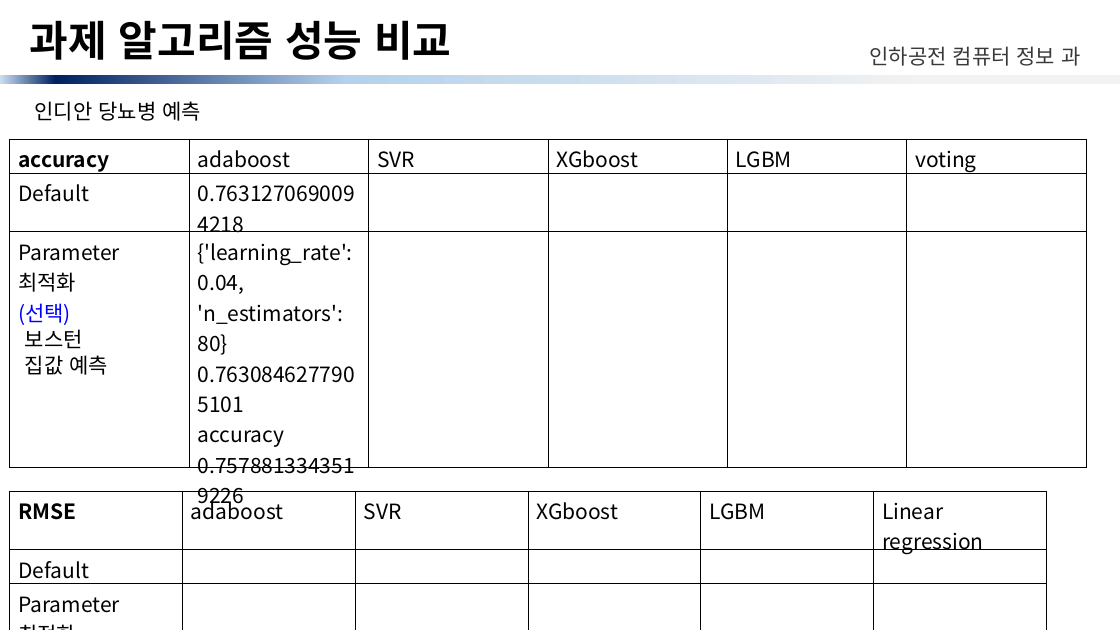
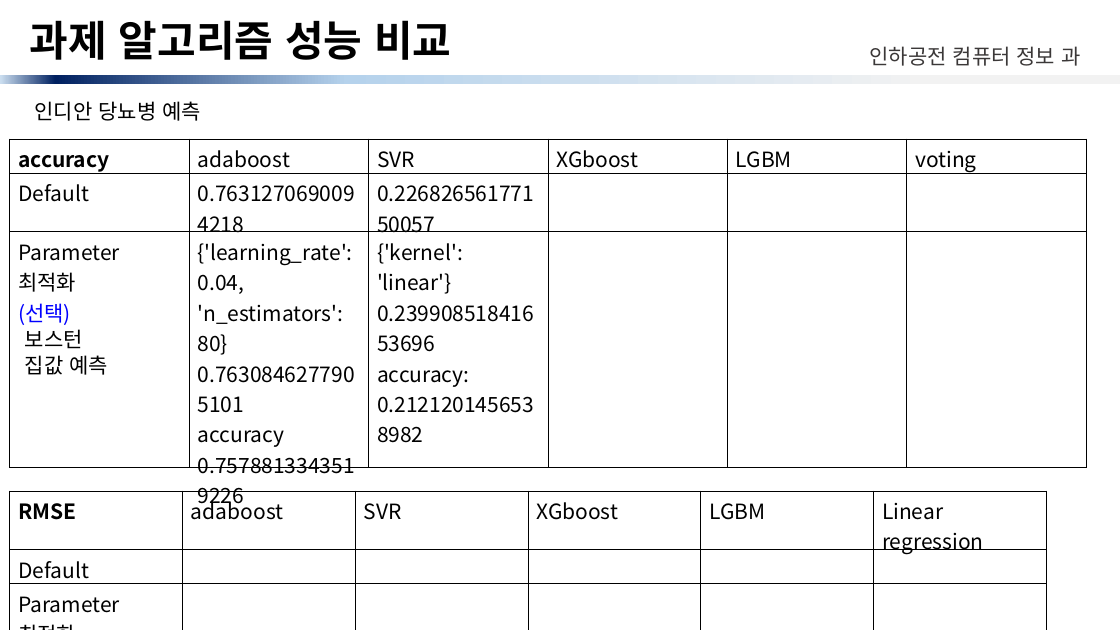
Before and after one commit to minari-c/BigData, a slide deck: slide 3 of week09/ppt/빅데이터 처리 9주차-과제.pptx. Drawn at 1120x630 pixels with LibreOffice and Linux fonts; fonts in the diff are those of the drawing. Boxes give left, top, right and bottom in pixels: in the first picture for what was removed or moved away, otherwise in the second. Text is boxed around its words. In the diff, an @@ line names an element or a change of style, - is before the commit and + after.

Commit message:
'week09 notebook'

```diff
--- a/week09/ppt/빅데이터 처리 9주차-과제.pptx
+++ b/week09/ppt/빅데이터 처리 9주차-과제.pptx
@@ table at (x1=10, y1=139, x2=1089, y2=478) @@
-row 2, column 3: 
+row 2, column 3: 0.22682656177150057
-row 3, column 3: 
+row 3, column 3: {'kernel': 'linear'} / 0.23990851841653696 / accuracy: 0.2121201456538982
```
